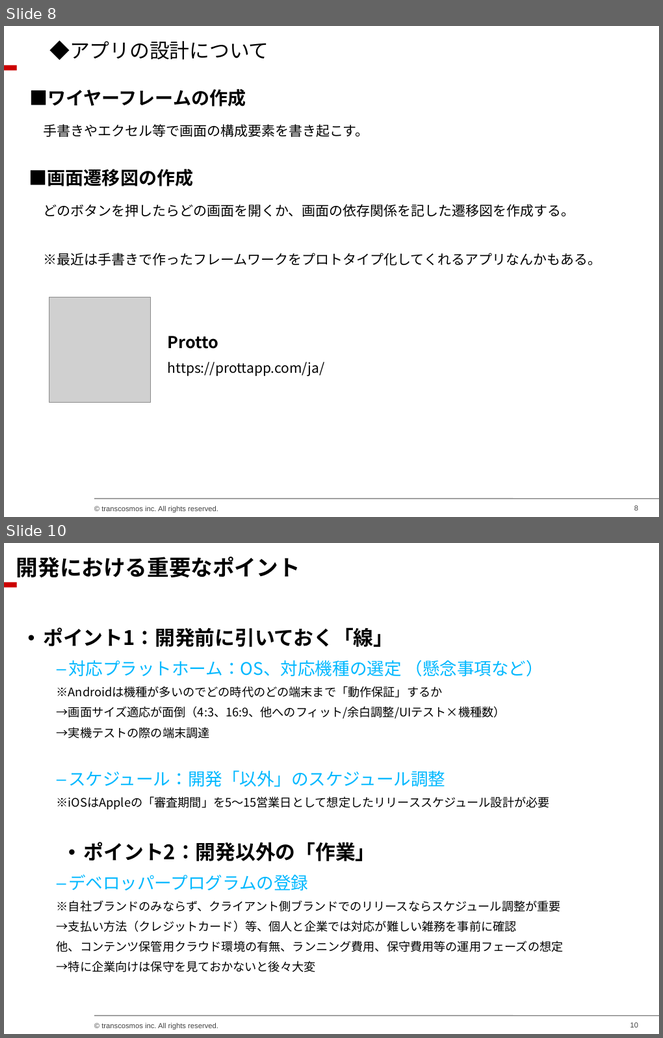
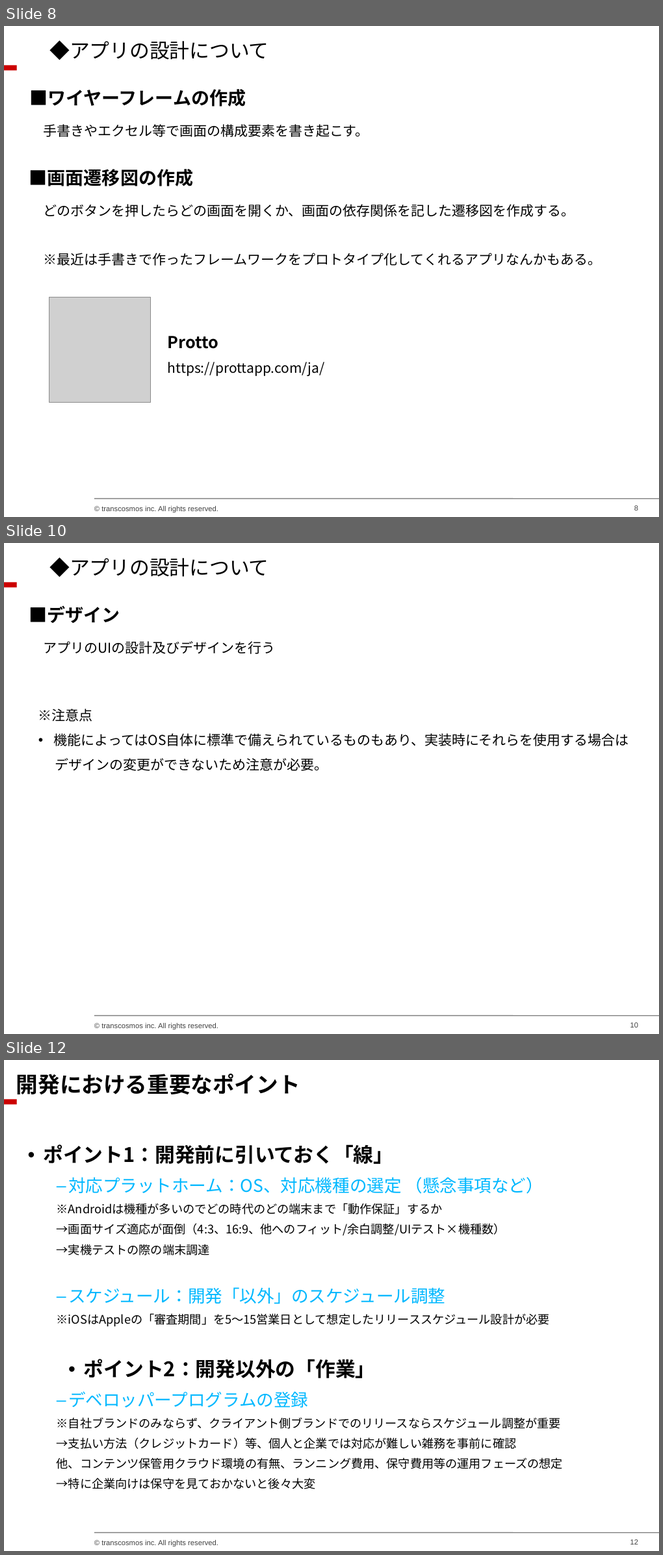
Before and after one commit to chieeeeno/my_common_files, a slide deck: docs/クリエイター勉強会資料/アプリ編/20150122_クリエイターチーム勉強会（アプリ編）.ppt. Shown one above the other, each under a label of ours: slides 8 and 10 before the commit, slides 8, 10 and 12 after it; the slides between them are not shown. The pictures are 663x1038 and 663x1555 pixels, drawn with LibreOffice and Linux fonts; fonts in the diff are those of the drawing; grey boxes stand for pictures; background and template pictures are left out. Boxes give left, top, right and bottom in pixels: in the first picture for what was removed or moved away, otherwise in the second. Text is boxed around its words. In the diff, an @@ line names an element or a change of style, - is before the commit and + after.

```diff
--- a/docs/クリエイター勉強会資料/アプリ編/20150122_クリエイターチーム勉強会（アプリ編）.ppt
+++ b/docs/クリエイター勉強会資料/アプリ編/20150122_クリエイターチーム勉強会（アプリ編）.ppt
@@ slide 10 added at <box>4,543,659,1034</box>, background #FFFFFF; not listed: 4 template elements that a slide beside it also shows @@
@@ text added at <box>50,557,269,577</box>, 22 pt, text #000000 @@
+◆アプリの設計について
@@ text added at <box>29,606,120,623</box>, 20 pt, text #000000, bold @@
+■デザイン
@@ text added at <box>43,641,275,654</box>, 15 pt, text #000000 @@
+アプリのUIの設計及びデザインを行う
@@ text added at <box>38,709,629,771</box>, 15 pt, text #000000 @@
+※注意点
+• 機能によってはOS自体に標準で備えられているものもあり、実装時にそれらを使用する場合は
+デザインの変更ができないため注意が必要。
@@ what was slide 10 is now slide 12 @@
@@ page number at <box>631,1540,638,1545</box>: text changed @@
-10
+12
```
Also in this commit, not shown: 1 slide changed, 1 other slide added.
